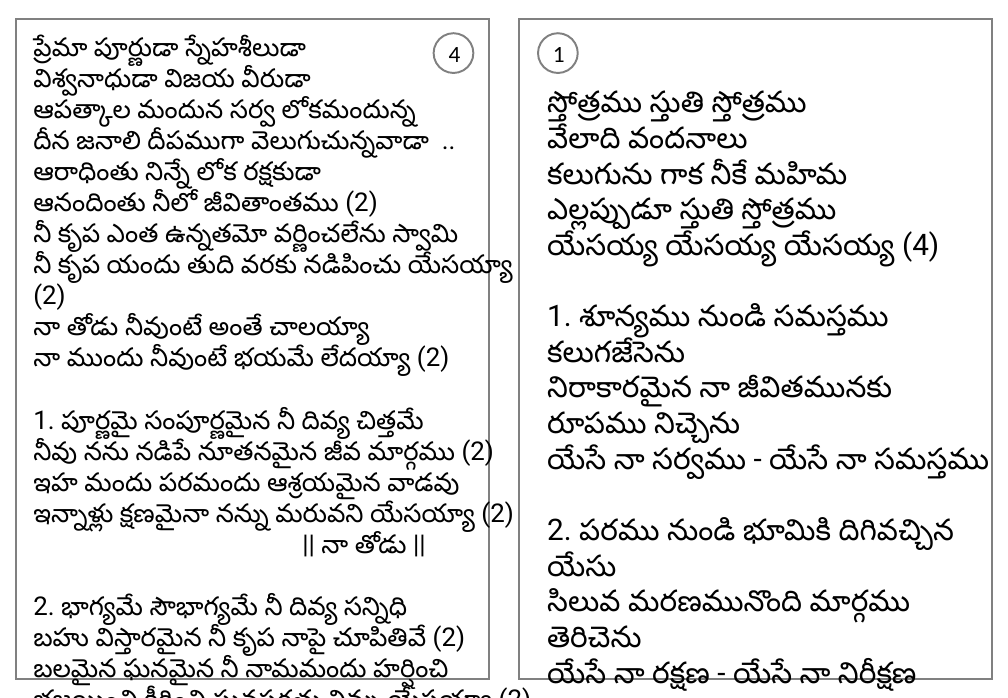
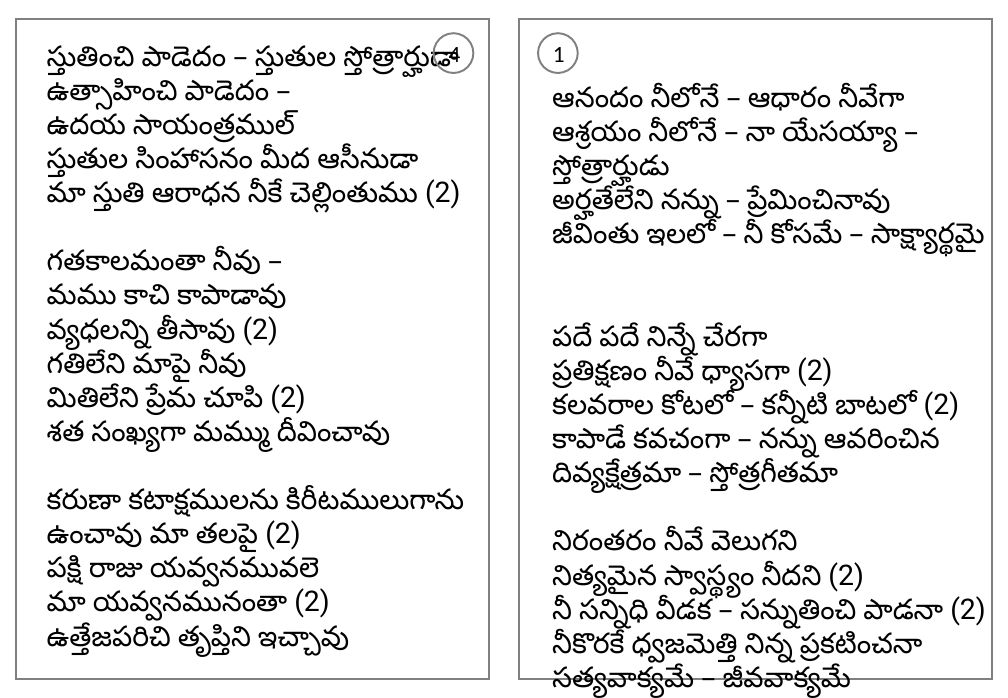
Before and after one commit to venu-webdev/songsDb, a slide deck: slide 1 of songsTemplate.pptx. Drawn at 1008x698 pixels with LibreOffice and Linux fonts; fonts in the diff are those of the drawing. Boxes give left, top, right and bottom in pixels: in the first picture for what was removed or moved away, otherwise in the second. Text is boxed around its words. In the diff, an @@ line names an element or a change of style, - is before the commit and + after.

```diff
--- a/songsTemplate.pptx
+++ b/songsTemplate.pptx
@@ text at [47,44,464,657]: text changed; size 20 to 22 pt @@
-ప్రేమా పూర్ణుడా స్నేహశీలుడా
-విశ్వనాధుడా విజయ వీరుడా
-ఆపత్కాల మందున సర్వ లోకమందున్న
-దీన జనాలి దీపముగా వెలుగుచున్నవాడా ..
-ఆరాధింతు నిన్నే లోక రక్షకుడా
-ఆనందింతు నీలో జీవితాంతము (2)
-నీ కృప ఎంత ఉన్నతమో వర్ణించలేను స్వామి
-నీ కృప యందు తుది వరకు నడిపించు యేసయ్యా (2)
-నా తోడు నీవుంటే అంతే చాలయ్యా
-నా ముందు నీవుంటే భయమే లేదయ్యా (2)
-1. పూర్ణమై సంపూర్ణమైన నీ దివ్య చిత్తమే
-నీవు నను నడిపే నూతనమైన జీవ మార్గము (2)
-ఇహ మందు పరమందు ఆశ్రయమైన వాడవు
-ఇన్నాళ్లు క్షణమైనా నన్ను మరువని యేసయ్యా (2)
-|| నా తోడు ||
-2. భాగ్యమే సౌభాగ్యమే నీ దివ్య సన్నిధి
-బహు విస్తారమైన నీ కృప నాపై చూపితివే (2)
-బలమైన ఘనమైన నీ నామమందు హర్షించి
-భజయించి కీర్తించి ఘనపరతు నిన్ను యేసయ్యా (2)
-|| నా తోడు ||
+స్తుతించి పాడెదం – స్తుతుల స్తోత్రార్హుడా
+ఉత్సాహించి పాడెదం –
+ఉదయ సాయంత్రముల్
+స్తుతుల సింహాసనం మీద ఆసీనుడా
+మా స్తుతి ఆరాధన నీకే చెల్లింతుము (2)
+గతకాలమంతా నీవు –
+మము కాచి కాపాడావు
+వ్యధలన్ని తీసావు (2)
+గతిలేని మాపై నీవు
+మితిలేని ప్రేమ చూపి (2)
+శత సంఖ్యగా మమ్ము దీవించావు
+కరుణా కటాక్షములను కిరీటములుగాను
+ఉంచావు మా తలపై (2)
+పక్షి రాజు యవ్వనమువలె
+మా యవ్వనమునంతా (2)
+ఉత్తేజపరిచి తృప్తిని ఇచ్చావు
@@ text at [552,86,986,666]: text changed; size 23 to 22 pt @@
-స్తోత్రము స్తుతి స్తోత్రము
-వేలాది వందనాలు
-కలుగును గాక నీకే మహిమ
-ఎల్లప్పుడూ స్తుతి స్తోత్రము
-యేసయ్య యేసయ్య యేసయ్య (4)
-1. శూన్యము నుండి సమస్తము కలుగజేసెను
-నిరాకారమైన నా జీవితమునకు
-రూపము నిచ్చెను
-యేసే నా సర్వము - యేసే నా సమస్తము
-2. పరము నుండి భూమికి దిగివచ్చిన యేసు
-సిలువ మరణమునొంది మార్గము తెరిచెను
-యేసే నా రక్షణ - యేసే నా నిరీక్షణ
+ఆనందం నీలోనే – ఆధారం నీవేగా
+ఆశ్రయం నీలోనే – నా యేసయ్యా – స్తోత్రార్హుడు
+అర్హతేలేని నన్ను – ప్రేమించినావు
+జీవింతు ఇలలో – నీ కోసమే – సాక్ష్యార్థమై
+పదే పదే నిన్నే చేరగా
+ప్రతిక్షణం నీవే ధ్యాసగా (2)
+కలవరాల కోటలో – కన్నీటి బాటలో (2)
+కాపాడే కవచంగా – నన్ను ఆవరించిన
+దివ్యక్షేత్రమా – స్తోత్రగీతమా
+నిరంతరం నీవే వెలుగని
+నిత్యమైన స్వాస్థ్యం నీదని (2)
+నీ సన్నిధి వీడక – సన్నుతించి పాడనా (2)
+నీకొరకే ధ్వజమెత్తి నిన్న ప్రకటించనా
+సత్యవాక్యమే – జీవవాక్యమే
```
Also in this commit, not shown: 1 other slide changed, 4 other files.
